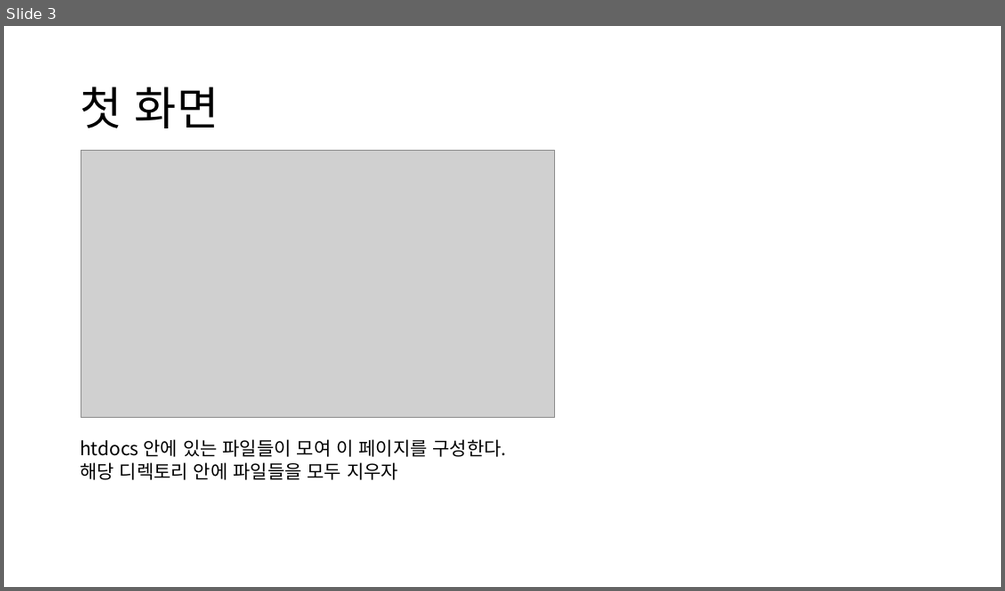
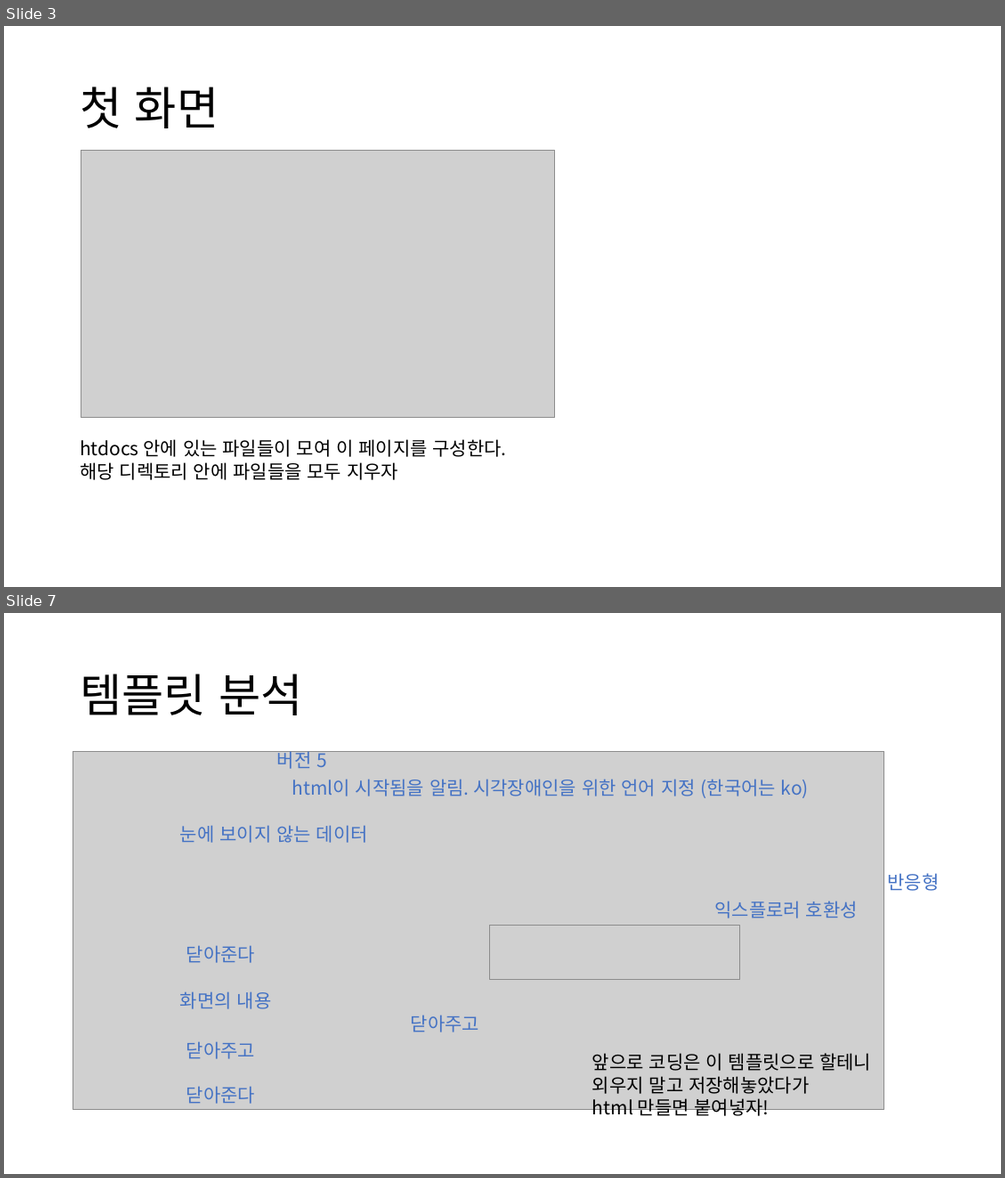
Before and after one commit to GNUCSAssistants/2021webprogramming, a slide deck: 수업/ppt/2. HTML.pptx. Shown one above the other, each under a label of ours: slide 3 before the commit, slides 3 and 7 after it; the slides between them are not shown. The pictures are 1005x591 and 1005x1178 pixels, drawn with LibreOffice and Linux fonts; fonts in the diff are those of the drawing; grey boxes stand for pictures. Boxes give left, top, right and bottom in pixels: in the first picture for what was removed or moved away, otherwise in the second. Text is boxed around its words. In the diff, an @@ line names an element or a change of style, - is before the commit and + after.

Commit message:
html

```diff
--- a/수업/ppt/2. HTML.pptx
+++ b/수업/ppt/2. HTML.pptx
@@ slide 7 added at box(4, 613, 1001, 1174), background #FFFFFF @@
@@ title added at box(80, 674, 302, 715), 44 pt, text #000000 @@
+템플릿 분석
@@ picture added at box(73, 751, 884, 1109) @@
@@ text added at box(277, 748, 327, 769), 18 pt, text #4472C4 @@
+버전 5
@@ text added at box(292, 779, 809, 798), 18 pt, text #4472C4 @@
+html이 시작됨을 알림. 시각장애인을 위한 언어 지정 (한국어는 ko)
@@ text added at box(180, 825, 368, 843), 18 pt, text #4472C4 @@
+눈에 보이지 않는 데이터
@@ text added at box(888, 873, 939, 891), 18 pt, text #4472C4 @@
+반응형
@@ text added at box(714, 900, 858, 918), 18 pt, text #4472C4 @@
+익스플로러 호환성
@@ picture added at box(490, 925, 740, 980) @@
@@ text added at box(186, 945, 255, 963), 18 pt, text #4472C4 @@
+닫아준다
@@ text added at box(180, 991, 272, 1009), 18 pt, text #4472C4 @@
+화면의 내용
@@ text added at box(411, 1014, 479, 1032), 18 pt, text #4472C4 @@
+닫아주고
@@ text added at box(186, 1041, 255, 1059), 18 pt, text #4472C4 @@
+닫아주고
@@ text added at box(592, 1053, 871, 1119), 18 pt, text #000000 @@
+앞으로 코딩은 이 템플릿으로 할테니
+외우지 말고 저장해놓았다가
+html 만들면 붙여넣자!
@@ text added at box(186, 1086, 255, 1103), 18 pt, text #4472C4 @@
+닫아준다
```
Also in this commit, not shown: 2 slides changed, 13 other slides added, 8 other files.
